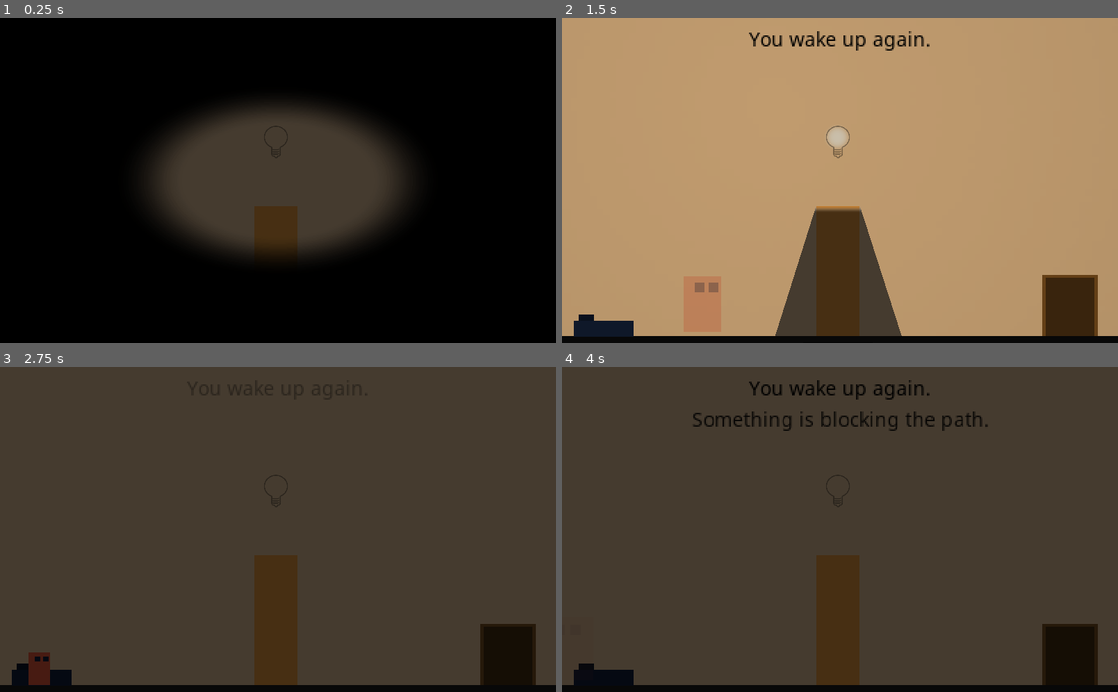
Above: before the commit, frames 1-4 (two rows, left to right).
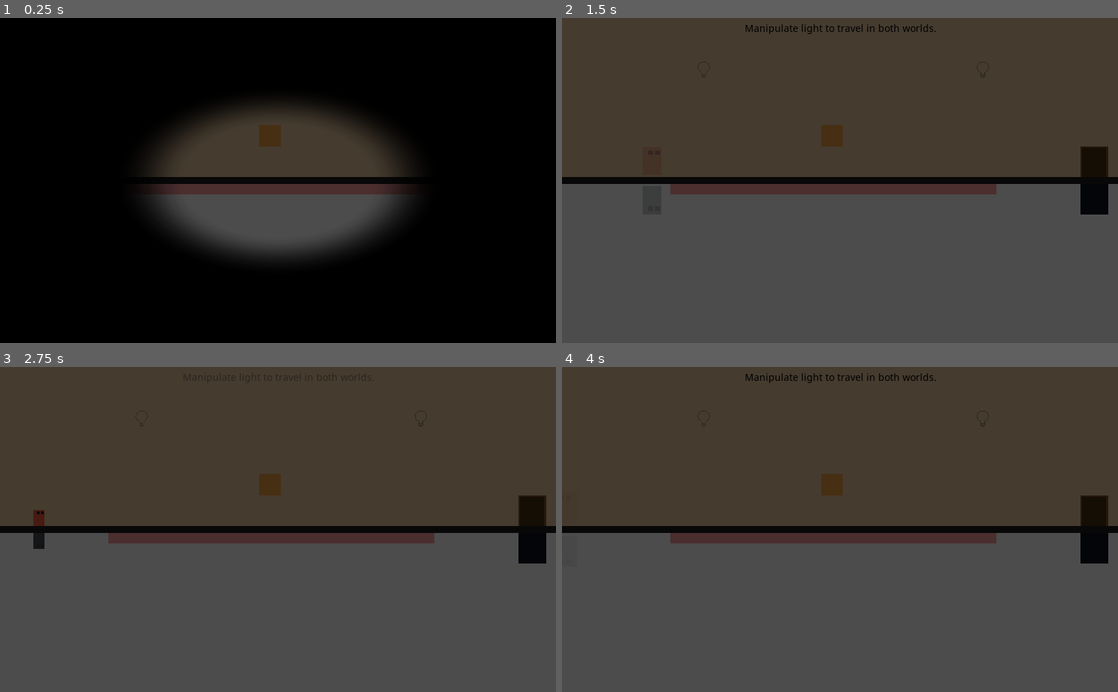
Above: after the commit, the same moments.

Repository: gramozilho/More-Than-Meets-The-Eye-GWJ14
Game: Godot game, scene res://Main.tscn
Two runs of this game, one before a commit and one after it. Both use one fixed random seed, a clock stepped at 60 frames per second and the inputs below. Sound files missing from this copy of the repository are replaced by a short silence.
Inputs (mouse positions are in pixels of both pictures, inside the frame that each line leads up to):
- Up to frame 1 (0.25 s): no input
- Up to frame 2 (1.5 s): move the mouse to (840, 138) at 0.52 s; press the mouse at (840, 138) at 0.53 s; hold D (right) from 0.53 s (still down); tap R (ui_accept) at 0.77, 0.8, 1.07, 1.35 s; move the mouse to (728, 196) at 1.27 s; release the mouse at (728, 196) at 1.28 s
- Up to frame 3 (2.75 s): tap R (ui_accept) at 1.52, 1.82 s; click (166, 545) at 1.55 s; release D (right) at 2 s; click "Retry Level" at 2 s
- Up to frame 4 (4 s): move the mouse to (895, 458) at 2.77 s; press the mouse at (895, 458) at 2.78 s; hold A (left) 2.78-3.53 s; tap R (ui_accept) at 3.05, 3.77 s; move the mouse to (812, 594) at 3.52 s; release the mouse at (812, 594) at 3.53 s; hold D (right) from 3.53 s (still down); click (812, 594) at 3.6 s

The runs differ from the first frame. In frame 1, 6.0% of the frame differs, in the area x 26-74%, y 32-74%; in frame 2, 100%, in the area x 0-100%, y 0-100%; in frame 3, 50%; in frame 4, 51%.

Commit message:
Code cleanup

Diff:
--- a/BadArea.gd
+++ b/BadArea.gd
@@ -11,9 +11,8 @@
 
 func _on_BadArea_body_entered(body):
 	if body.is_in_group('player'):
-		print('killed') #
 		emit_signal("kill_player")
 
+
 func shadow_cast():
-	#$Shadow.global_position.x = $Body.global_position.x
 	$Shadow.global_position.y = 600 - $Body.global_position.y
--- a/Body.gd
+++ b/Body.gd
@@ -21,20 +21,11 @@
 	$ShadowSprite.scale.x = body_size[0]/shadow_size[0]
 	$ShadowSprite.scale.y = body_size[1]/shadow_size[1]*1.4
 
-	# Change collision shapes
-	#for obj in [$BodyCollision, $ShadowCollision]:
-		# print(obj.scale)
-		#obj.scale.x = 2 #body_size[0]*$BodySprite.scale.x / (obj.shape.extents[0]*16)
-		#obj.scale.y = 2 #body_size[1]*$BodySprite.scale.y / (obj.shape.extents[1]*16)
-		# print('scale ', obj.scale.x, '  ext ',obj.shape.extents[0], '  body size ', body_size[0])
-
 	# Rotate raycast to align with light angle
 	$RayCast2D.set_cast_to(Vector2(0, raycast_size))
 
 	# add all corner raycasts
 	raycast_group = [$Pos_TL/RayCast1, $Pos_TR/RayCast2, $Pos_BL/RayCast3, $Pos_BR/RayCast4]
-	#raycast_group = get_tree().get_nodes_in_group("raycast")
-	#print(raycast_group)
 
 
 func on_light_touching(coordinates):
@@ -60,9 +51,6 @@
 	var current_position = $BodyCollision.global_position
 	# Raycast handling
 	var collision_point = $RayCast2D.get_collision_point()
-	#$ShadowSprite.global_position = collision_point + \
-	#	Vector2(0, viewport_size.y/2 - current_position.y)
-	#$ShadowSprite.scale.x = shadow_scale
 
 	var stored_collisions = []
 	for raycast in raycast_group:
@@ -86,16 +74,10 @@
 
 	$ShadowCollision.scale.x = shadow_scale*1.4
 
-	# Backgoround shadow
-	#$ShadowSpriteBG.position.x = $ShadowSprite.position.x
-	#$ShadowSpriteBG.scale.x = $ShadowSprite.scale.x*2
-
-	#$ShadowSpriteBG.position.y =  ($ShadowSprite.position.y+150)/2.0
 
 func mirror():
 	# Fake collision position update
 	$ShadowCollision.global_position.x = $ShadowSprite.global_position.x
 
 func if_light_on_enable_shadow(on):
-	print('Disabling shadow collision? ', on)
 	lights_on = on
--- a/DeathScreen.gd
+++ b/DeathScreen.gd
@@ -7,7 +7,6 @@
 
 
 func _on_Button_pressed():
-	#get_tree().reload_current_scene()
 	globals.restart_scene()
 
 
--- a/Enemy.gd
+++ b/Enemy.gd
@@ -8,14 +8,10 @@
 var initial_player_pos = Vector2()
 var facing_right = true
 
-#func _ready():
-	#initial_player_pos  = get_tree().get_nodes_in_group("player")[0].global_position
-	#$DreamSpeed.set_wait_time(TIMER_TIME)
 
 func _process(delta):
 	var player_pos = get_tree().get_nodes_in_group("player")[0].global_position
 	var error = player_pos - global_position
-	#var speed = (TIMER_TIME - $DreamSpeed.time_left)/TIMER_TIME * MAX_MOVE * delta
 	var speed = MAX_MOVE * delta
 
 	if not there_is_light:
@@ -28,24 +24,10 @@
 		flip()
 	if !facing_right and sign(error.x) == 1: # facing left and moving right
 		flip()
-	#if false and old_player_pos == player_pos:
-	#	position += error.normalized() * MAX_MOVE * .2 * delta
-	#elif false and error.length() > MAX_MOVE:
-	#	position += error.normalized() * MAX_MOVE * delta
-	#elif false and error.length() < MIN_MOVE:
-	#	position += error.normalized() * MIN_MOVE * delta
-	#else:
-	#	print('!')
-		#position += error *.8 * delta
 	shadow_cast()
 
-	#if Input.is_action_just_pressed("click"):
-		#there_is_light = !there_is_light
-
-	#old_player_pos = player_pos
 
 func is_there_light(on):
-	print('Is there light?', on)
 	there_is_light = on
 
 func flip():
--- a/Jukebox.gd
+++ b/Jukebox.gd
@@ -15,9 +15,6 @@
 
 func button_pressed():
 	$Button.play()
-
-#func player_die():
-	#$Die.play()
 
 func ghost_switch():
 	$BackgroundMusic.stop()
--- a/Light.gd
+++ b/Light.gd
@@ -35,7 +35,6 @@
 			Jukebox.light_on()
 		# if mouse on same place as light currently, off
 		elif global_position == destination:
-			print()
 			$TweenLight.interpolate_property(self, "energy", light_energy, 0, 0.5, Tween.TRANS_EXPO, Tween.EASE_OUT)
 			light_changed(false)
 			Jukebox.light_off()
@@ -43,9 +42,6 @@
 		else:
 			# Check if not travelling
 			var travel_duration = 1
-			#if $TravelTimer.time_left == 0:
-			#	$TweenLight.interpolate_property(self, "position", global_position, destination, travel_duration, Tween.TRANS_ELASTIC, Tween.EASE_IN_OUT)
-			#else:
 			$TweenLight.interpolate_property(self, "position", global_position, destination, travel_duration, Tween.TRANS_QUINT, Tween.EASE_IN_OUT)
 			Jukebox.whoosh()
 		$TweenLight.start()
@@ -56,8 +52,3 @@
 		emit_signal("light", true)
 	else:
 		emit_signal("light", false)
-	#if self.energy > 0:
-	#	emit_signal("light", true)
-	#else:
-	#	emit_signal("light", false)
-	#print('energy: ', self.energy)
--- a/Main.gd
+++ b/Main.gd
@@ -5,7 +5,7 @@
 var shadow_casting_array
 var mouse_state = "game"
 var do_once = true
-var death_position = 1
+
 
 func _ready():
 	# Transition
@@ -36,8 +36,6 @@
 	$Camera2D/VBoxContainer/Instruction.modulate = Color(1, 1, 1, 0)
 	$Camera2D/VBoxContainer/Extra.modulate = Color(1, 1, 1, 0)
 
-	death_position = 1
-
 	for enemy in get_tree().get_nodes_in_group("enemy"):
 		$Light.connect("light", enemy, "is_there_light")
 
@@ -46,9 +44,6 @@
 	if Input.is_action_pressed("click") and mouse_state == "free":
 		$Light.global_position = get_global_mouse_position()
 
-	# Cast shadows
-	#$TestBody.cast_shadows($Light.global_position)
-	#$Body.on_light_touching($Light.global_position)
 
 func _on_Light_light_position(light_position):
 	for body in shadow_casting_array:
@@ -59,21 +54,16 @@
 	$CanvasLayer/EyeTransition/AnimationPlayer.play("close")
 
 
-#func kill_player():
-#	pass $Player.die()
-
-
 func _on_Light_light(on):
-	#print('light on from main ', on)
 	if shadow_casting_array != null:
 		# Disable all body shadow collisions
 		for body in shadow_casting_array:
 			body.if_light_on_enable_shadow(on)
-	#pass # Replace with function body.
 
 
 func _on_TextHandler_animation_finished(anim_name):
-	pass #$Camera2D/VBoxContainer/TextHandler.play("show_2")
+	pass
+
 
 func show_first_two_labels(time_delay):
 	$MessageTimer.wait_time = .5
@@ -94,16 +84,6 @@
 func _on_Player_dead():
 	# Instance death screen
 	var scene_instance = death_screen.instance()
-	#if death_position == 2:
-	#	scene_instance.rect_position = Vector2(512, 0)
-	#	scene_instance.rect_scale = Vector2(0.5, 0.5)
-	#elif death_position == 3:
-	#	scene_instance.rect_position = Vector2(512, 150)
-	#	scene_instance.rect_scale = Vector2(0.5, 0.5)
-	#elif death_position == 4:
-	#	scene_instance.rect_position = Vector2(250, 75)
-	#	scene_instance.rect_scale = Vector2(0.75, 0.75)
-
 	$CanvasMenu.add_child(scene_instance)
 
 
@@ -113,7 +93,6 @@
 	$Camera2D/VBoxContainer/TextHandler.play("show_1")
 
 
-
 func _on_EyeTransition_animation_closed():
 	var Mat = $CanvasLayer/EyeTransition.get_material()
 	Mat.set_shader_param("cutoff", -.1)
--- a/Main.tscn
+++ b/Main.tscn
@@ -1,15 +1,15 @@
 [gd_scene load_steps=19 format=2]
 
-[ext_resource path="res://Light.tscn" type="PackedScene" id=1]
-[ext_resource path="res://Player.tscn" type="PackedScene" id=2]
+[ext_resource path="res://Tests/EyeTransition.tscn" type="PackedScene" id=1]
+[ext_resource path="res://Light.tscn" type="PackedScene" id=2]
 [ext_resource path="res://Assets/colors.PNG" type="Texture" id=3]
-[ext_resource path="res://Tests/EyeTransition.tscn" type="PackedScene" id=4]
-[ext_resource path="res://Door.tscn" type="PackedScene" id=5]
-[ext_resource path="res://Environment/Border.tscn" type="PackedScene" id=6]
+[ext_resource path="res://Bed.tscn" type="PackedScene" id=4]
+[ext_resource path="res://Environment/Floor.tscn" type="PackedScene" id=5]
+[ext_resource path="res://Player.tscn" type="PackedScene" id=6]
 [ext_resource path="res://Main.gd" type="Script" id=7]
-[ext_resource path="res://Bed.tscn" type="PackedScene" id=8]
+[ext_resource path="res://Environment/Border.tscn" type="PackedScene" id=8]
 [ext_resource path="res://Assets/spot.png" type="Texture" id=9]
-[ext_resource path="res://Environment/Floor.tscn" type="PackedScene" id=10]
+[ext_resource path="res://Door.tscn" type="PackedScene" id=10]
 [ext_resource path="res://Assets/Text_font.tres" type="DynamicFont" id=11]
 
 [sub_resource type="Animation" id=1]
--- a/Maps/0_0.gd
+++ b/Maps/0_0.gd
@@ -14,4 +14,3 @@
 		$Camera2D/VBoxContainer/Instruction.text = "Press keys A and D."
 		show_first_two_labels(1)
 		do_once_1_1 = false
-	#$Camera2D/VBoxContainer/TextHandler.play("show_3")
--- a/Maps/1_1.gd
+++ b/Maps/1_1.gd
@@ -14,4 +14,3 @@
 		$Camera2D/VBoxContainer/Instruction.text = "Press keys A and D."
 		show_first_two_labels(1)
 		do_once_1_1 = false
-	#$Camera2D/VBoxContainer/TextHandler.play("show_3")
--- a/Maps/1_2.gd
+++ b/Maps/1_2.gd
@@ -1,12 +1,8 @@
 extends "res://Main.gd"
 
-#var do_once_1_2 = true
 
 func _ready():
-	#$Player.state = "freeze"
 	show_first_two_labels(1)
-	#$Body/ShadowCollision.disabled = true
-	#$Player/AnimationPlayer.play("show_1")
 	$ExtraTimer.start()
 	yield($ExtraTimer, "timeout")
 	$Camera2D/VBoxContainer/TextHandler.play("show_3")
--- a/Maps/1_3.gd
+++ b/Maps/1_3.gd
@@ -10,15 +10,11 @@
 
 
 func _on_TextHandler_animation_finished(anim_name):
-	print(anim_name)
 	if anim_name == "show_2":
-		#$Player.state = "freeze"
-		#$CameraTween.interpolate_property($Camera2D, "position", $Camera2D.position, Vector2(viewport_size.x*3/4, viewport_size.y/2), 5, Tween.TRANS_EXPO, Tween.EASE_IN_OUT)
 		$CameraTween.interpolate_property($Camera2D, "position", $Camera2D.position, Vector2($Camera2D.position.x, 300), 5, Tween.TRANS_EXPO, Tween.EASE_IN_OUT)
 		$CameraTween.start()
 		$SecondMoveTimer.start()
 	elif anim_name == "show_3_danger":
-		death_position = 3
 		$Player.state = "game"
 
 
@@ -27,7 +23,6 @@
 
 
 func _on_SecondMoveTimer_timeout():
-	#$Camera2D/VBoxContainer/Extra.modulate = Color(1, 0, 0, 0)
 	$Camera2D/VBoxContainer/TextHandler.play("show_3_danger")
 
 
--- a/Maps/1_4.gd
+++ b/Maps/1_4.gd
@@ -1,4 +1,5 @@
 extends "res://Main.gd"
+
 
 func _ready():
 	show_first_two_labels(2)
--- a/Maps/1_5.gd
+++ b/Maps/1_5.gd
@@ -1,4 +1,5 @@
 extends "res://Main.gd"
+
 
 func _ready():
 	show_first_two_labels(2)
--- a/Maps/VictoryScreen.gd
+++ b/Maps/VictoryScreen.gd
@@ -1,4 +1,5 @@
 extends "res://Maps/0_TitleScreen.gd"
+
 
 func _ready():
 	Jukebox.finish()
--- a/Player.gd
+++ b/Player.gd
@@ -52,12 +52,7 @@
 					$Land2.play()
 				land_sound = false
 			$GraceUp.start()
-		#var grounded = $GraceUp.time_left > 0
 
-
-		#print('jump', jump, '   grounded', grounded)
-
-		#if grounded and Input.is_action_just_pressed('up'):
 		if $GraceUp.time_left > 0 and $GraceDown.time_left > 0:
 			if jump_sound:
 				$Jump.play()
@@ -89,7 +84,6 @@
 
 
 func shadow_cast():
-	#$Shadow.global_position.x = $Body.global_position.x
 	$Shadow.global_position.y = 600 - $Body.global_position.y
 
 
@@ -105,7 +99,7 @@
 		state = "die"
 		$CollisionBody.disabled = true
 		die_once = false
-		#Jukebox.player_die()
+
 
 func enter_door():
 	state = "freeze"
--- a/globals.gd
+++ b/globals.gd
@@ -16,7 +16,7 @@
 
 
 func restart():
-	current_level = 10
+	current_level = 0
 	Jukebox.background_switch()
 	load_new_level()
 
@@ -29,9 +29,8 @@
 	current_level += 1
 	if current_level > len(list_of_levels) - 1:
 		current_level = 0
-	print(current_level)
-	print(len(list_of_levels))
 	load_new_level()
+
 
 func load_new_level():
 	goto_scene(list_of_levels[current_level])
Not shown: 3 places in Main.tscn that only renumber resources
